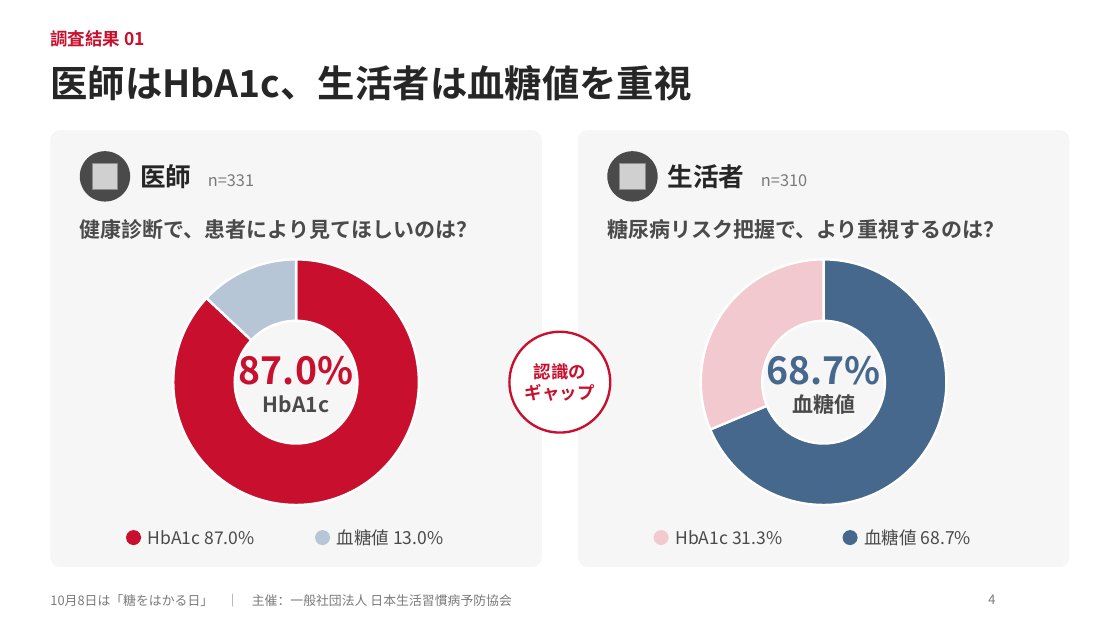
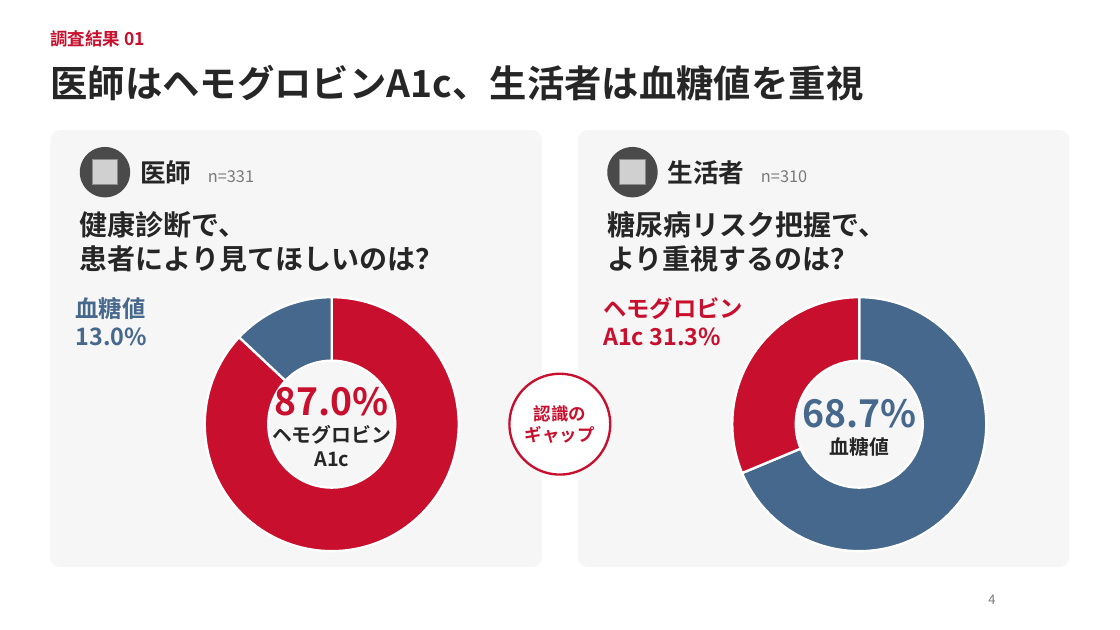
Before and after one commit to araiezes-ai/my-website, a slide deck: slide 4 of deliverables/hba1c-event/会場プレゼン_ヘモグロビンA1c_1008.pptx. Drawn at 1120x630 pixels with LibreOffice and Linux fonts; fonts in the diff are those of the drawing; grey boxes stand for pictures; background and template pictures are left out. Boxes give left, top, right and bottom in pixels: in the first picture for what was removed or moved away, otherwise in the second. Text is boxed around its words. In the diff, an @@ line names an element or a change of style, - is before the commit and + after.

```diff
--- a/deliverables/hba1c-event/会場プレゼン_ヘモグロビンA1c_1008.pptx
+++ b/deliverables/hba1c-event/会場プレゼン_ヘモグロビンA1c_1008.pptx
@@ title at box(50, 65, 863, 101): text changed @@
-医師はHbA1c、生活者は血糖値を重視
+医師はヘモグロビンA1c、生活者は血糖値を重視
@@ 2 pictures, 2 texts, 2 ellipses: place and size @@
-2 pictures, 2 texts, 2 ellipses at box(80, 151, 807, 202)
+2 pictures, 2 texts, 2 ellipses at box(80, 147, 807, 197)
@@ text at box(80, 211, 443, 272): text changed; size 18 to 24 pt; text colour #4A4A4A to #262626 @@
-健康診断で、患者により見てほしいのは？
+健康診断で、
+患者により見てほしいのは？
@@ text at box(607, 211, 886, 272): text changed; size 18 to 24 pt; text colour #4A4A4A to #262626 @@
-糖尿病リスク把握で、より重視するのは？
+糖尿病リスク把握で、
+より重視するのは？
@@ text at box(76, 297, 147, 346): text changed; size 15 to 20 pt; text colour #4A4A4A to #46688C; bold on @@
-血糖値 13.0%
+血糖値
+13.0%
@@ text "血糖値" at box(76, 297, 147, 346): vertical alignment middle to top @@
@@ doughnut chart at box(193, 286, 471, 563) @@
@@ colours of single points changed @@
@@ hole size changed @@
@@ doughnut chart: place and size @@
-doughnut chart at box(162, 248, 431, 517)
+doughnut chart at box(193, 286, 471, 563)
@@ text added at box(603, 297, 743, 346), 20 pt, text #C8102E, bold @@
+ヘモグロビン
+A1c 31.3%
@@ doughnut chart at box(721, 286, 998, 563) @@
@@ colours of single points changed @@
@@ hole size changed @@
@@ doughnut chart: place and size @@
-doughnut chart at box(690, 248, 959, 517)
+doughnut chart at box(721, 286, 998, 563)
@@ text "87.0%": place and size @@
-text "87.0%" at box(239, 346, 353, 413)
+text "87.0%" at box(272, 377, 391, 467)
@@ ellipse "認識の": place and size @@
-ellipse "認識の" at box(510, 332, 611, 433)
+ellipse "認識の" at box(510, 374, 611, 475)
@@ text "68.7%": place and size @@
-text "68.7%" at box(766, 346, 880, 418)
+text "68.7%" at box(802, 389, 916, 456)
@@ text at box(272, 425, 391, 467): text changed; size 18 to 17 pt; text colour #4A4A4A to #262626 @@
-HbA1c
+ヘモグロビン
+A1c
@@ text at box(829, 437, 889, 456): size 18 to 17 pt, text colour #4A4A4A to #262626 in "血糖値" @@
@@ ellipse removed at box(126, 530, 141, 545) @@
@@ text removed at box(148, 530, 255, 544) @@
-HbA1c 87.0%
@@ ellipse removed at box(315, 530, 330, 545) @@
@@ ellipse removed at box(654, 530, 669, 545) @@
@@ text removed at box(675, 530, 782, 544) @@
-HbA1c 31.3%
@@ ellipse removed at box(843, 530, 858, 545) @@
@@ text removed at box(864, 529, 971, 546) @@
-血糖値 68.7%
@@ text removed at box(50, 594, 511, 606) @@
-10月8日は「糖をはかる日」 ｜ 主催：一般社団法人 日本生活習慣病予防協会
```
Also in this commit, not shown: 9 other slides changed, 1 slide removed, 3 other files.
